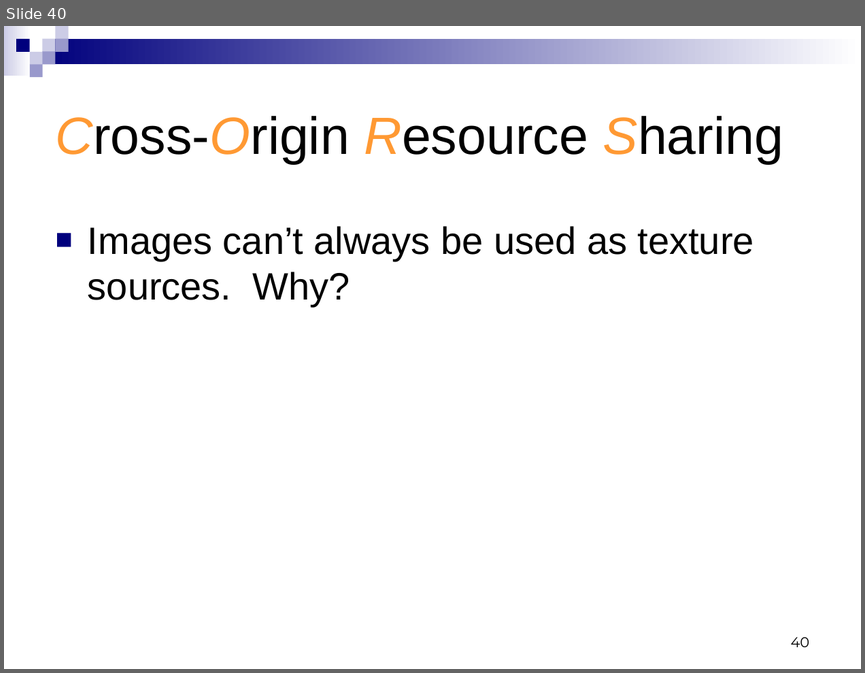
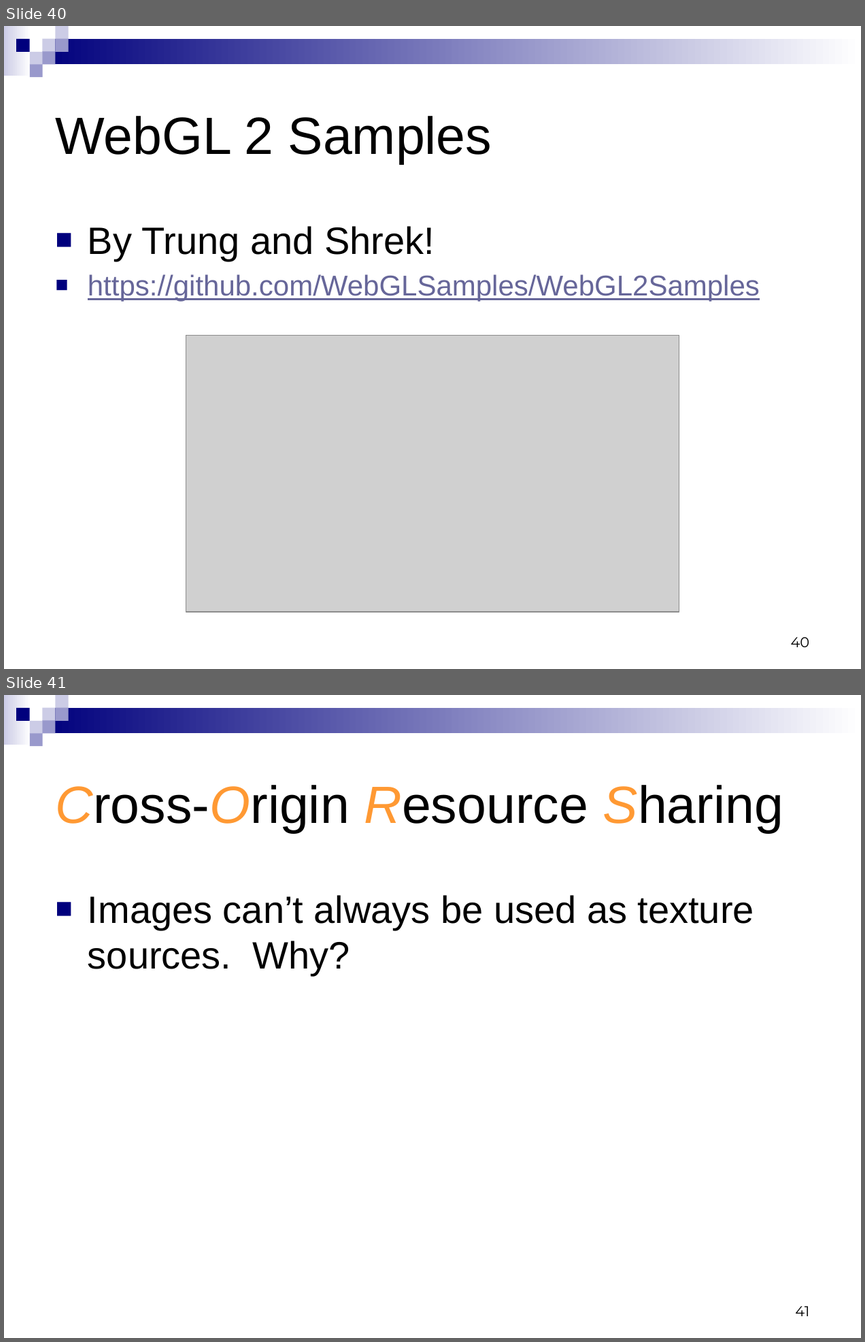
Before and after one commit to CIS565-Fall-2016/cis565-fall-2016.github.io, a slide deck: lectures/7-WebGL.pptx. Shown one above the other, each under a label of ours: slide 40 before the commit, slides 40 and 41 after it. The pictures are 865x673 and 865x1342 pixels, drawn with LibreOffice and Linux fonts; fonts in the diff are those of the drawing; grey boxes stand for pictures. Boxes give left, top, right and bottom in pixels: in the first picture for what was removed or moved away, otherwise in the second. Text is boxed around its words. In the diff, an @@ line names an element or a change of style, - is before the commit and + after.

Commit message:
Tweaks

```diff
--- a/lectures/7-WebGL.pptx
+++ b/lectures/7-WebGL.pptx
@@ slide 40 added at <box>4,26,861,669</box>, background #FFFFFF; not listed: 9 template elements that a slide beside it also shows @@
@@ title added at <box>56,116,492,164</box>, 44 pt, text #000000 @@
+WebGL 2 Samples
@@ text added at <box>88,226,759,301</box>, 24 pt, text #666699, underline @@
+■ By Trung and Shrek!
+■ https://github.com/WebGLSamples/WebGL2Samples
@@ picture added at <box>186,335,679,612</box> @@
@@ page number added at <box>791,637,810,647</box>, 12 pt, text #000000 @@
+40
@@ what was slide 40 is now slide 41 @@
@@ page number at <box>795,1306,809,1316</box>: text changed @@
-40
+41
```
